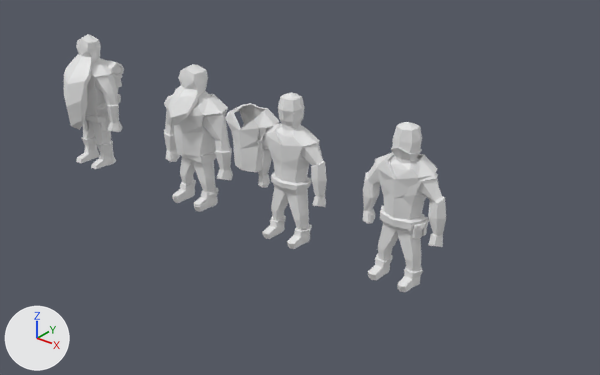
Renders of the Blender file Armor.blend from each side of a commit.
Before and after are seen from a camera (50 mm lens) standing at (27.7, -32.3, 23.3) and looking at (0.8, 1.2, 2.5). Every picture has the same lights, and +X, +Y and +Z are marked at lower left.
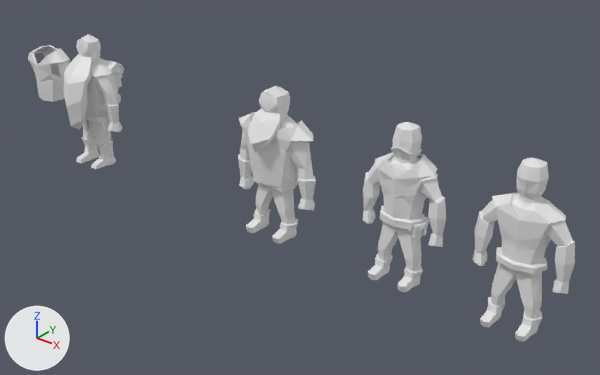
Boxes [x1, y1, x2, y2] around the edits, measured in the pictures (600 x 375 px):
'Cube.004', moved
    before: [258, 93, 327, 249]
    after: [473, 158, 575, 342]
'Cube.007', reshaped, moved, rescaled (22% wider, 148% taller)
    before: [164, 94, 228, 157]
    after: [238, 86, 316, 244]
'Cube.012', deleted
    before: [164, 64, 233, 212]
'Cube.009', moved
    before: [226, 103, 279, 172]
    after: [28, 45, 70, 102]
'Cube.000', added
    after: [239, 112, 313, 187]
'Cube.011', deleted
    before: [173, 179, 218, 206]

What the commit changed:
me_cube_010 is used by ob_cube_007; location (-6.25, 0.12, 5.23); scale (1.3, 1.22, 0.99).
me_cube_010 had 80 vertices, 92 faces and spanned x -1.72..1.76, y -1.04..0.86, z -1.85..1.67.
me_cube_010 now has 305 vertices, 585 faces, 1 loose edge and spans x -2.86..2.84, y -1.89..1.01, z -0.01..8.74.
me_cube_010 part 1: 80 vertices removed from x -1.72..1.76, y -1.04..0.86, z -1.85..1.67; 305 vertices added at x -2.86..2.84, y -1.89..1.01, z -0.01..8.74.
Mesh me_cube_014 is new.
It has 94 vertices, 166 faces and spans x -2.7..2.68, y -1.18..1.13, z 3.27..6.87.
Object 'Cube.011' (ob_cube_011) is deleted.
Object 'Cube.004' (ob_cube_004) moves from (1.16, 0.0, 0.0) to (14.9, 0.0, 0.0).
Object 'Cube.009' (ob_cube_009) moves from (-1.73, 0.06, 5.43) to (-20.31, 0.06, 5.43).
Object 'Cube.007' (ob_cube_007) is rescaled from (1.3, 1.22, 0.99) to (1.0, 1.0, 1.0).
Object 'Cube.007' (ob_cube_007) moves from (-6.25, 0.12, 5.23) to (0.0, 0.0, 0.0).
Object 'Cube.012' (ob_cube_012) is deleted.
Object 'Cube.000' (ob_cube_000) is new; it shows me_cube_014.
Its location is (0.0, 0.0, 0.0).
It gains a TRIANGULATE modifier named 'Triangulate.001'.
Modifier setting: quad_method = 'BEAUTY'.
